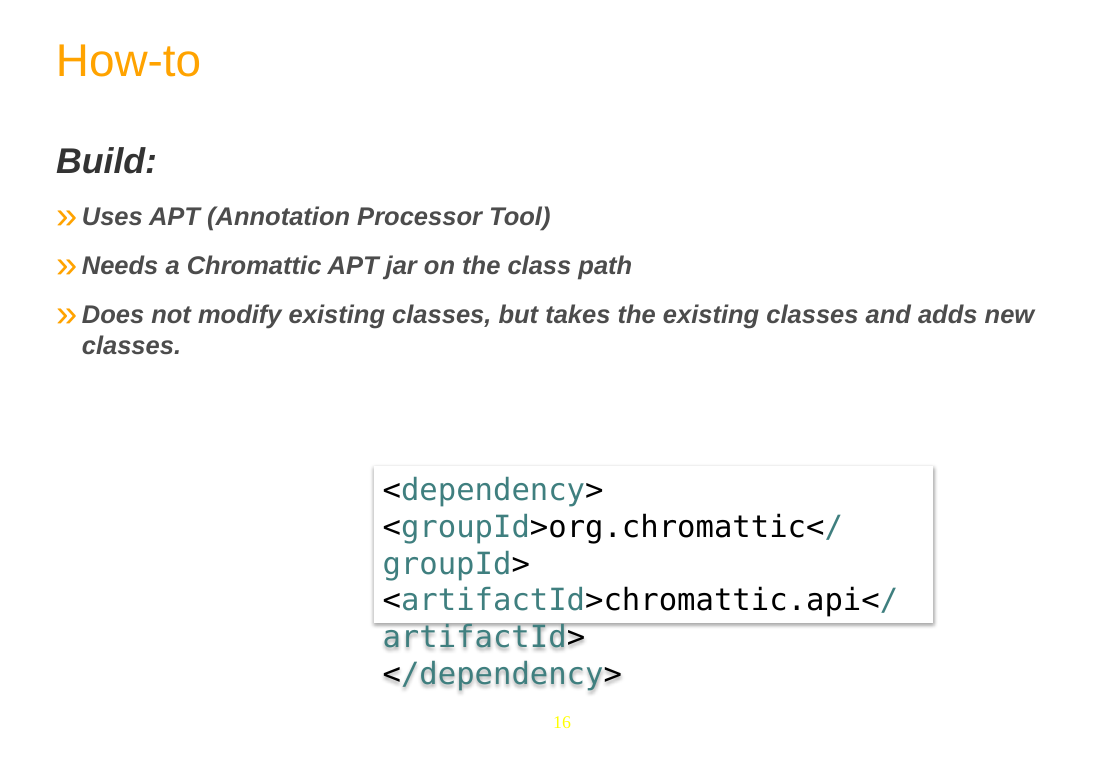
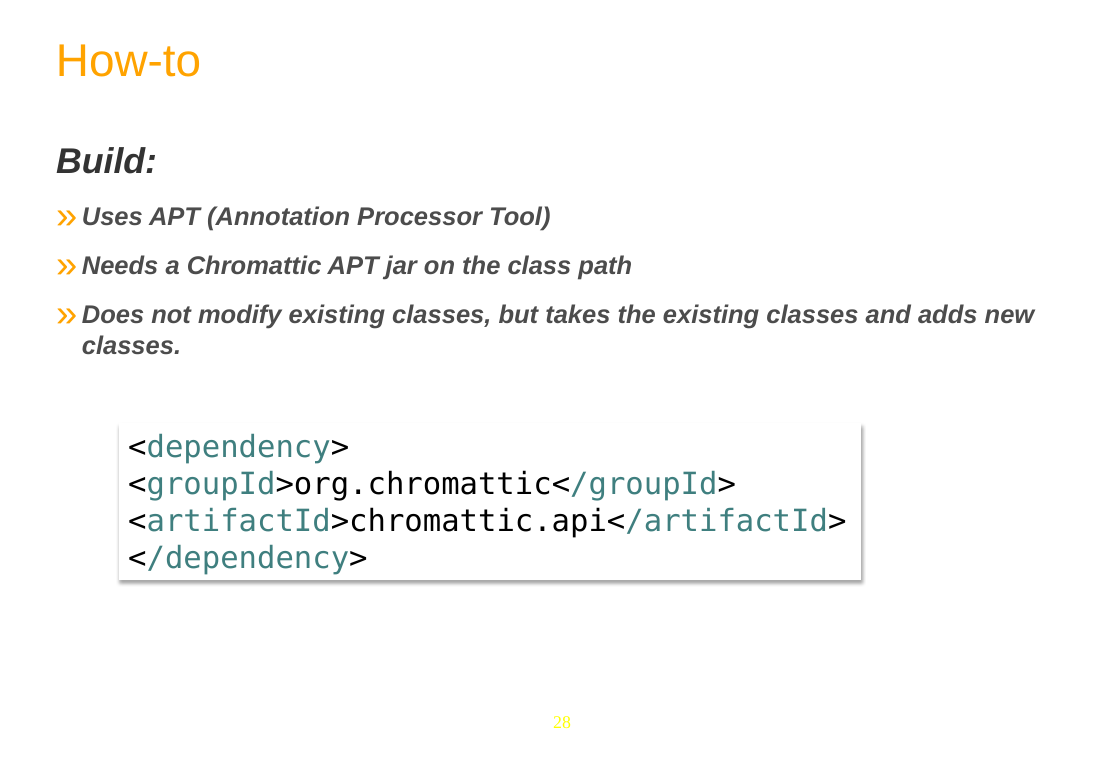
Before and after one commit to anhvurz90/training, a slide deck: slide 28 of slides/exo-developer/en/370-Chromattic-XDev-en.pptx (slide 16 before the commit). Drawn at 1120x759 pixels with LibreOffice and Linux fonts; fonts in the diff are those of the drawing; background and template pictures are left out. Boxes give left, top, right and bottom in pixels: in the first picture for what was removed or moved away, otherwise in the second. Text is boxed around its words. In the diff, an @@ line names an element or a change of style, - is before the commit and + after.

```diff
--- a/slides/exo-developer/en/370-Chromattic-XDev-en.pptx
+++ b/slides/exo-developer/en/370-Chromattic-XDev-en.pptx
@@ rectangle "<dependency>" resized from (x1=374, y1=465, x2=934, y2=623) to (x1=119, y1=423, x2=862, y2=581) @@
@@ page number at (x1=553, y1=716, x2=571, y2=728): text changed @@
-16
+28
```
Also in this commit, not shown: 9 other slides changed, 15 slides added, 3 slides removed, 1 other file.
